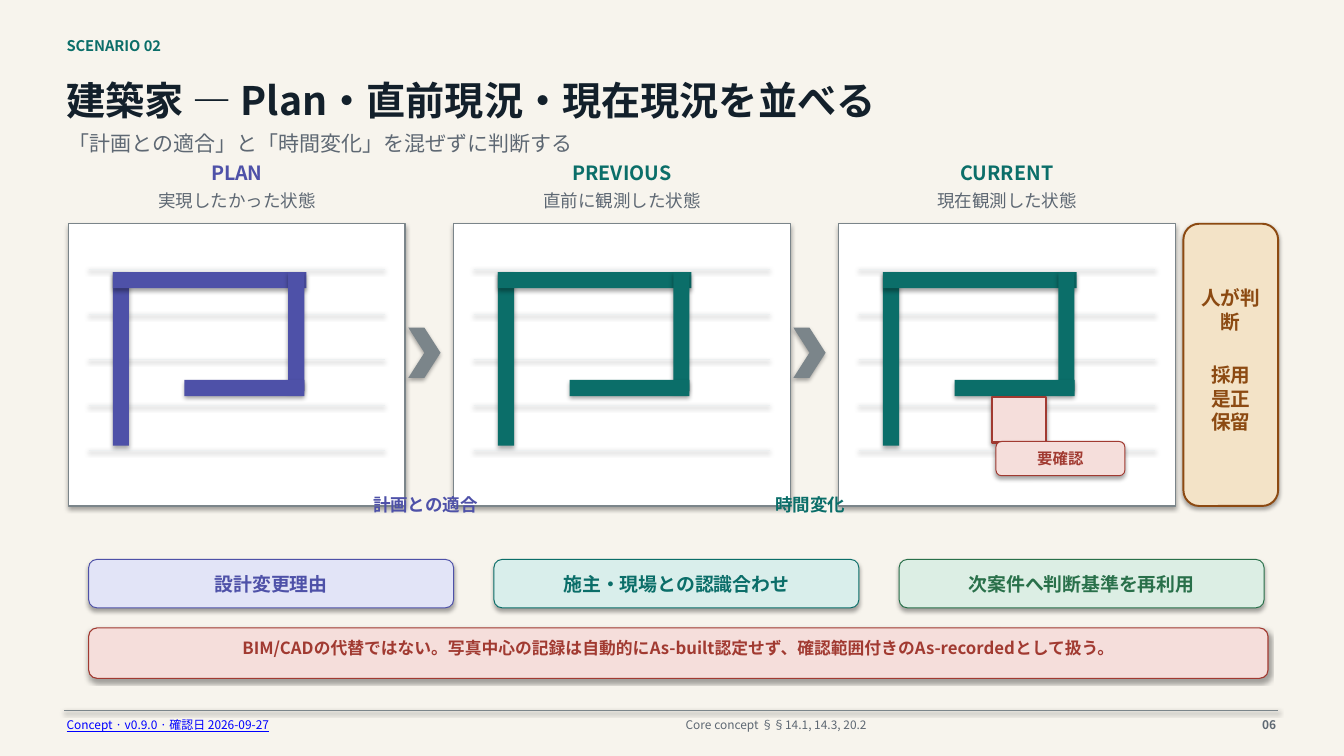
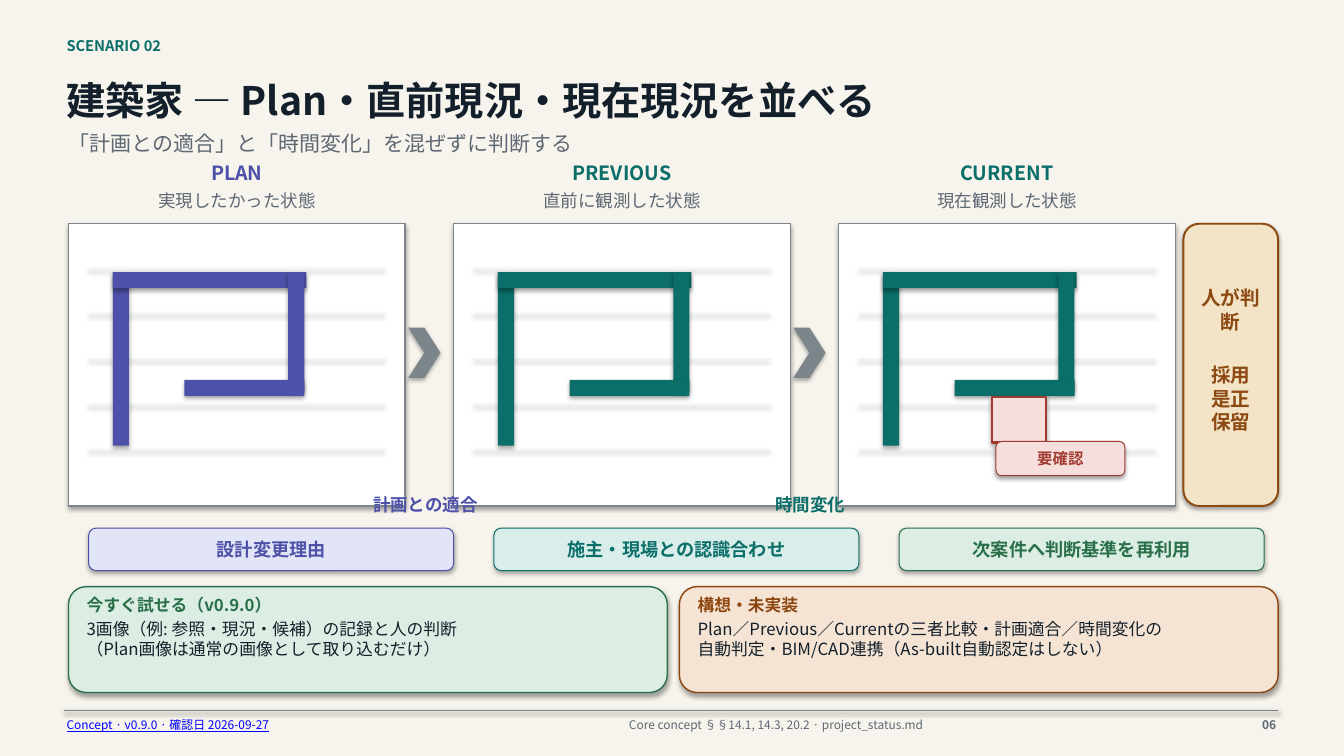
Before and after one commit to howlrs/synapsegit, a slide deck: slide 6 of docs/presentations/synapsegit_user_scenarios_ja.pptx. Drawn at 1344x756 pixels with LibreOffice and Linux fonts; fonts in the diff are those of the drawing. Boxes give left, top, right and bottom in pixels: in the first picture for what was removed or moved away, otherwise in the second. Text is boxed around its words. In the diff, an @@ line names an element or a change of style, - is before the commit and + after.

```diff
--- a/docs/presentations/synapsegit_user_scenarios_ja.pptx
+++ b/docs/presentations/synapsegit_user_scenarios_ja.pptx
@@ rounded rectangle "設計変更理由": place and size @@
-rounded rectangle "設計変更理由" at [89, 560, 454, 608]
+rounded rectangle "設計変更理由" at [89, 528, 454, 571]
@@ rounded rectangle "施主・現場との認識合わせ": place and size @@
-rounded rectangle "施主・現場との認識合わせ" at [494, 560, 859, 608]
+rounded rectangle "施主・現場との認識合わせ" at [494, 528, 859, 571]
@@ size 13.5 to 13 pt in 3 elements at [89, 528, 454, 571], [494, 528, 859, 571], [899, 528, 1264, 571] @@
@@ rounded rectangle "次案件へ判断基準を再利用": place and size @@
-rounded rectangle "次案件へ判断基準を再利用" at [899, 560, 1264, 608]
+rounded rectangle "次案件へ判断基準を再利用" at [899, 528, 1264, 571]
@@ rounded rectangle: place and size @@
-rounded rectangle at [89, 628, 1268, 679]
+rounded rectangle at [69, 587, 667, 693]
@@ rounded rectangle at [69, 587, 667, 693]: fill #F5DEDB to #DCEEE4; outline #A13A31 0.8 pt to #29704A 1 pt @@
@@ text added at [87, 596, 272, 613], 12 pt, text #29704A, bold @@
+今すぐ試せる（v0.9.0）
@@ rounded rectangle added at [680, 587, 1278, 693], fill #F5E4D4, outline #8C450E 1 pt @@
@@ text added at [698, 596, 799, 613], 12 pt, text #8C450E, bold @@
+構想・未実装
@@ text added at [87, 621, 457, 657], 12 pt, text #13202B @@
+3画像（例: 参照・現況・候補）の記録と人の判断
+（Plan画像は通常の画像として取り込むだけ）
@@ text added at [698, 621, 1163, 658], 12 pt, text #13202B @@
+Plan／Previous／Currentの三者比較・計画適合／時間変化の
+自動判定・BIM/CAD連携（As-built自動認定はしない）
@@ text removed at [242, 639, 1114, 657] @@
-BIM/CADの代替ではない。写真中心の記録は自動的にAs-built認定せず、確認範囲付きのAs-recordedとして扱う。
@@ text at [629, 719, 923, 732]: text changed @@
-Core concept §§14.1, 14.3, 20.2
+Core concept §§14.1, 14.3, 20.2 · project_status.md
```
Also in this commit, not shown: 8 other slides changed, 2 other files.
